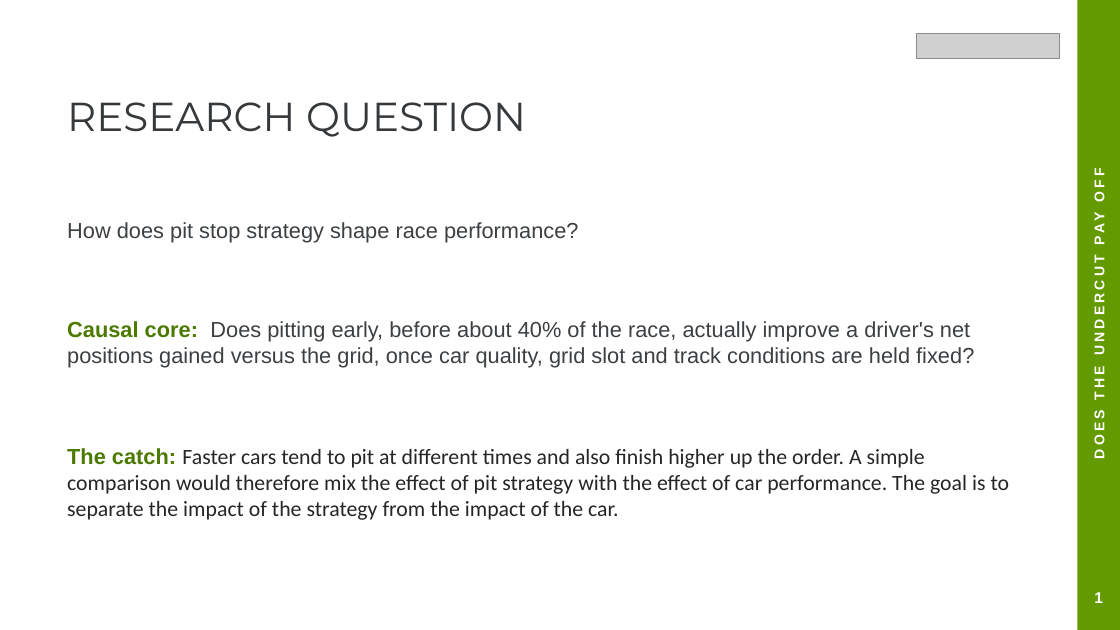
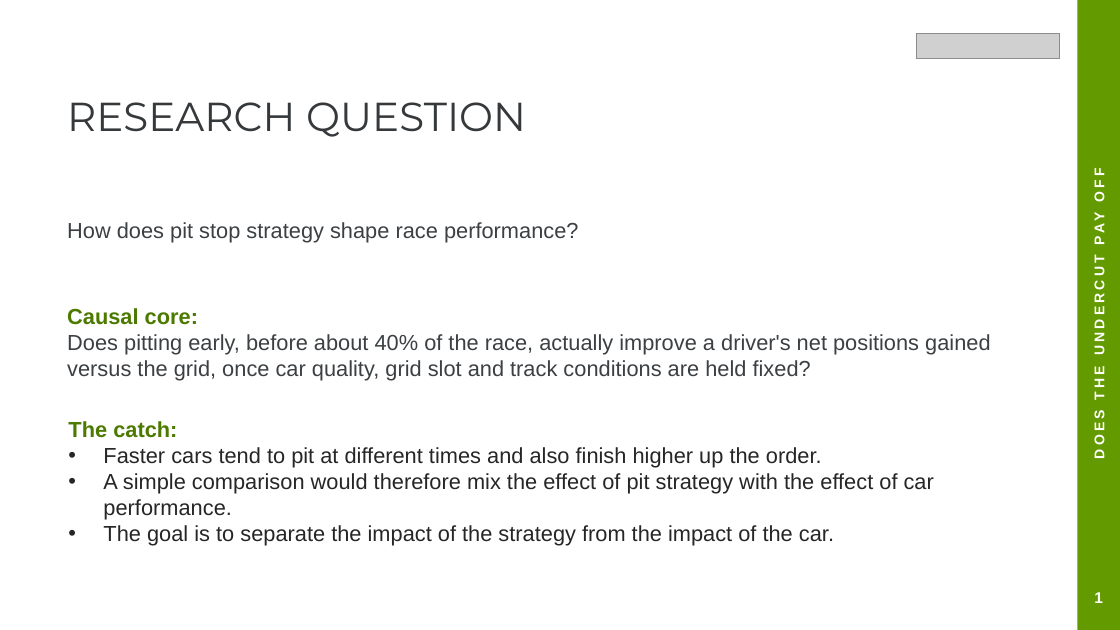
Before and after one commit to Munish0303/dai-mission-group-K, a slide deck: slide 3 of presentation.pptx. Drawn at 1120x630 pixels with LibreOffice and Linux fonts; fonts in the diff are those of the drawing; grey boxes stand for pictures. Boxes give left, top, right and bottom in pixels: in the first picture for what was removed or moved away, otherwise in the second. Text is boxed around its words. In the diff, an @@ line names an element or a change of style, - is before the commit and + after.

Commit message:
presentation updated

```diff
--- a/presentation.pptx
+++ b/presentation.pptx
@@ text at [67, 308, 990, 381]: text changed @@
-Causal core: Does pitting early, before about 40% of the race, actually improve a driver's net positions gained versus the grid, once car quality, grid slot and track conditions are held fixed?
+Causal core:
+Does pitting early, before about 40% of the race, actually improve a driver's net positions gained versus the grid, once car quality, grid slot and track conditions are held fixed?
@@ text at [68, 421, 934, 546]: text changed; font Calibri to Arial @@
-The catch: Faster cars tend to pit at different times and also finish higher up the order. A simple comparison would therefore mix the effect of pit strategy with the effect of car performance. The goal is to separate the impact of the strategy from the impact of the car.
+The catch:
+• Faster cars tend to pit at different times and also finish higher up the order.
+• A simple comparison would therefore mix the effect of pit strategy with the effect of car performance.
+• The goal is to separate the impact of the strategy from the impact of the car.
```
Also in this commit, not shown: 6 other slides changed, 1 other file.
